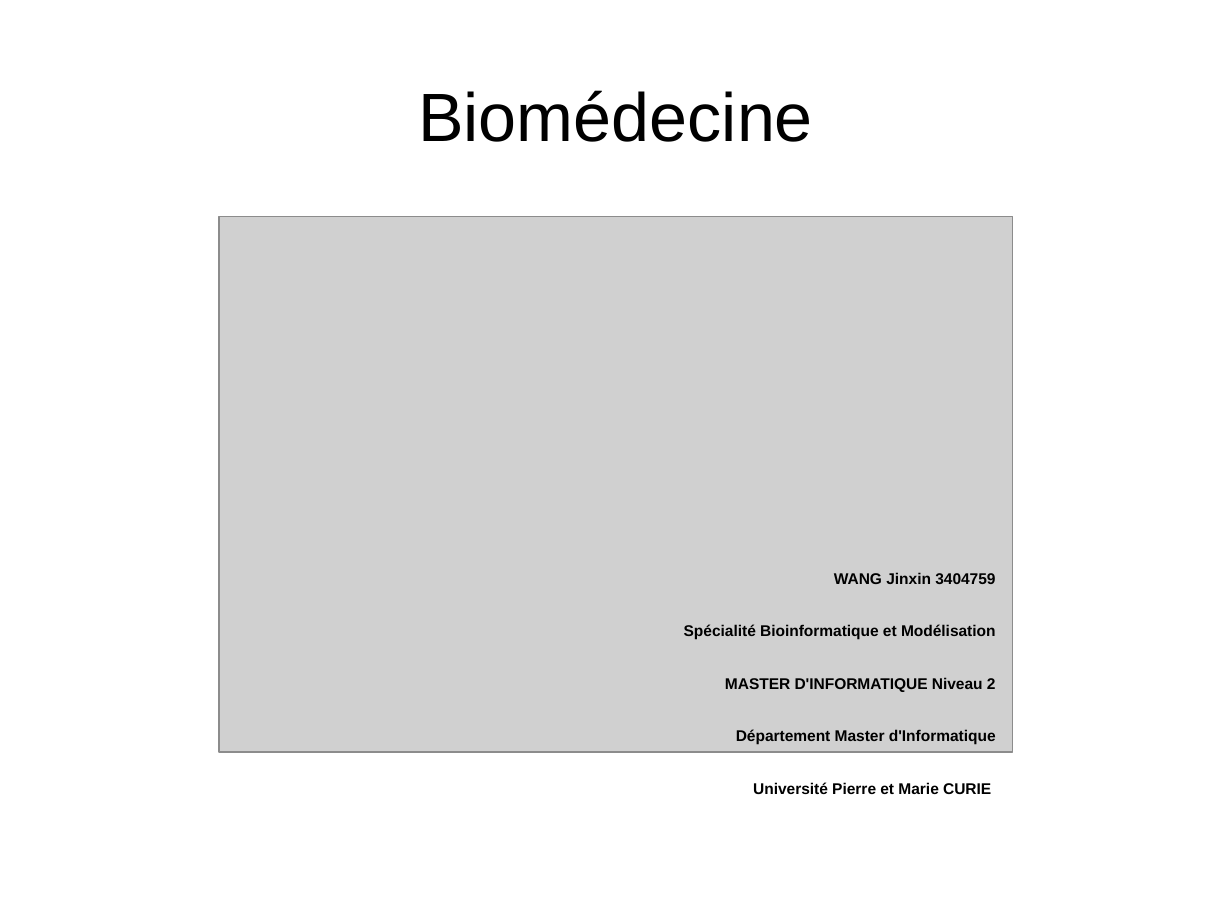
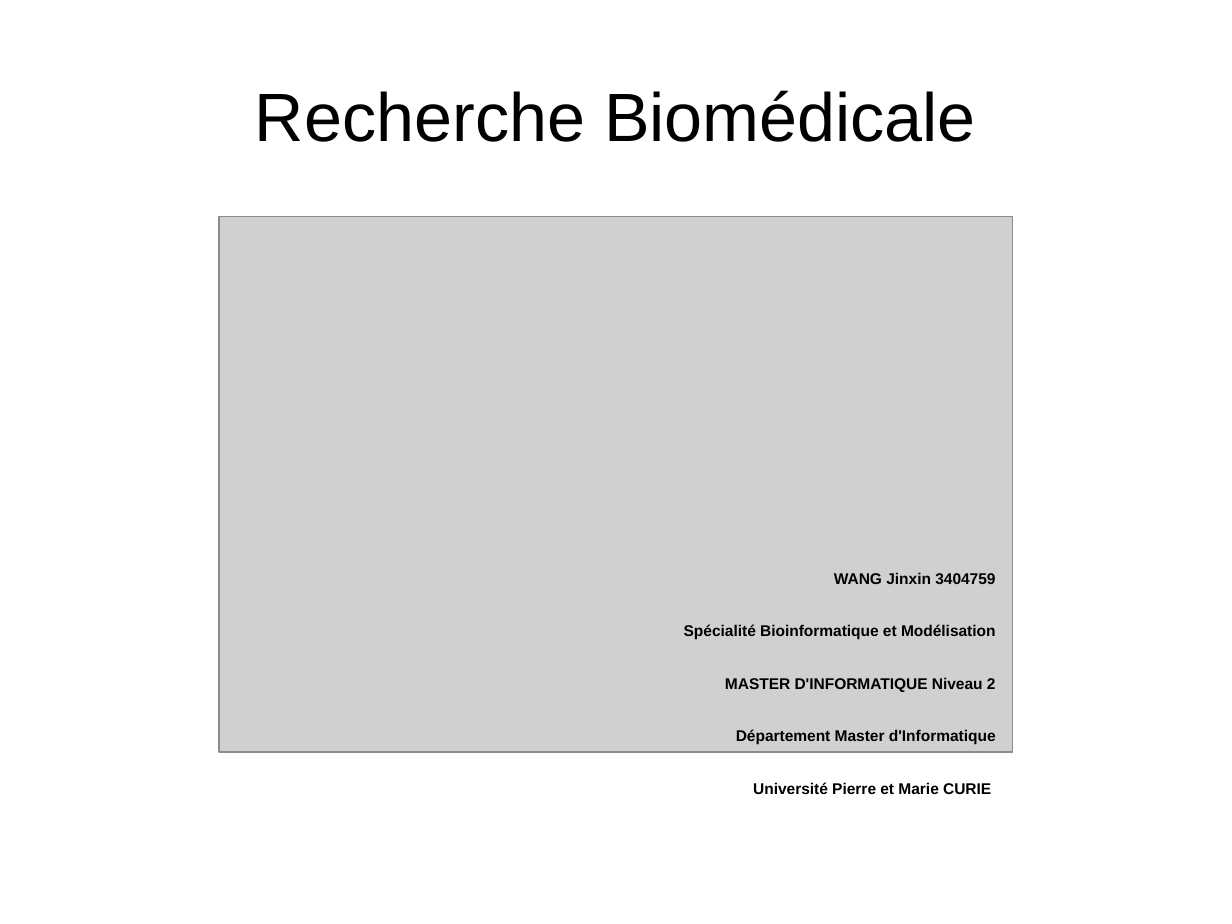
Before and after one commit to Raphael-De-Wang/Semestre03, a slide deck: slide 1 of IP/Poster/expose.odp. Drawn at 1232x924 pixels with LibreOffice and Linux fonts; fonts in the diff are those of the drawing; grey boxes stand for pictures. Boxes give left, top, right and bottom in pixels: in the first picture for what was removed or moved away, otherwise in the second. Text is boxed around its words. In the diff, an @@ line names an element or a change of style, - is before the commit and + after.

```diff
--- a/IP/Poster/expose.odp
+++ b/IP/Poster/expose.odp
@@ title at [255, 90, 976, 142]: text changed @@
-Biomédecine
+Recherche Biomédicale
```
Also in this commit, not shown: 1 other file.
